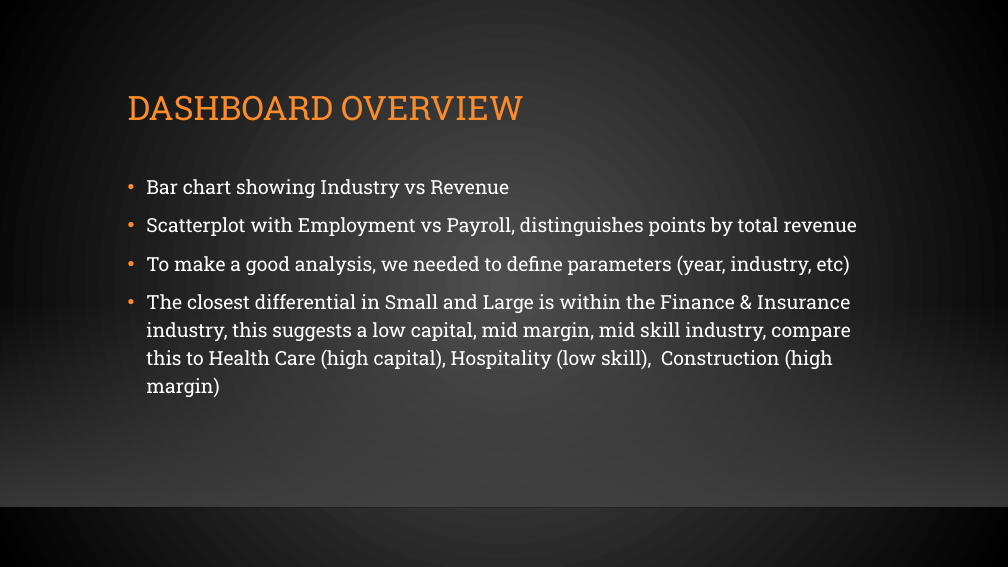
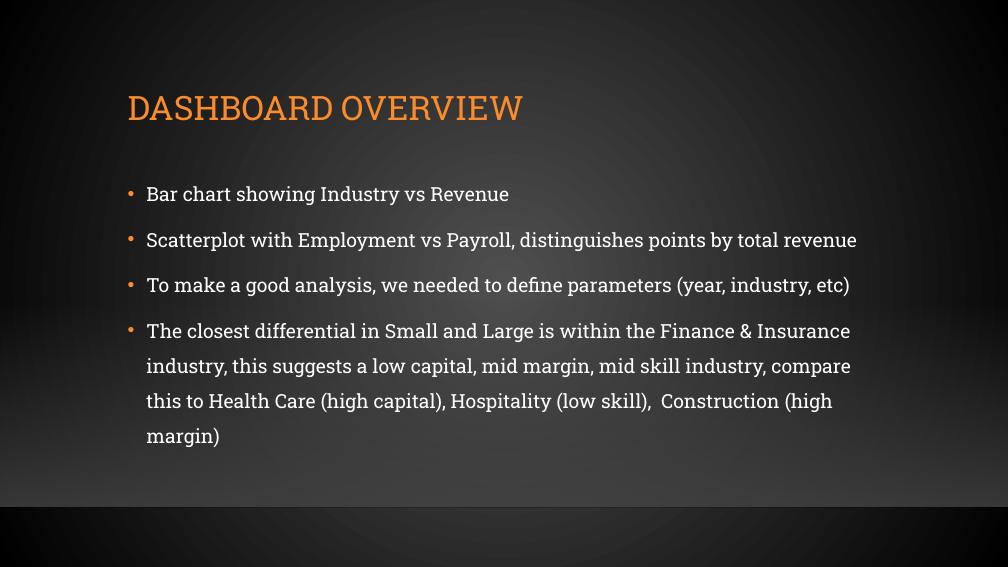
Before and after one commit to jobongie/group10_project2, a slide deck: slide 5 of Project_2_Group_10.pptx. Drawn at 1008x567 pixels with LibreOffice and Linux fonts; fonts in the diff are those of the drawing; background and template pictures are left out. Boxes give left, top, right and bottom in pixels: in the first picture for what was removed or moved away, otherwise in the second. Text is boxed around its words. In the diff, an @@ line names an element or a change of style, - is before the commit and + after.

```diff
--- a/Project_2_Group_10.pptx
+++ b/Project_2_Group_10.pptx
@@ text "Bar chart showing Industry vs ..." at (146,186,857,447): line spacing 1.2 to 1.5 @@
```
Also in this commit, not shown: 1 other slide changed, 1 slide removed.
